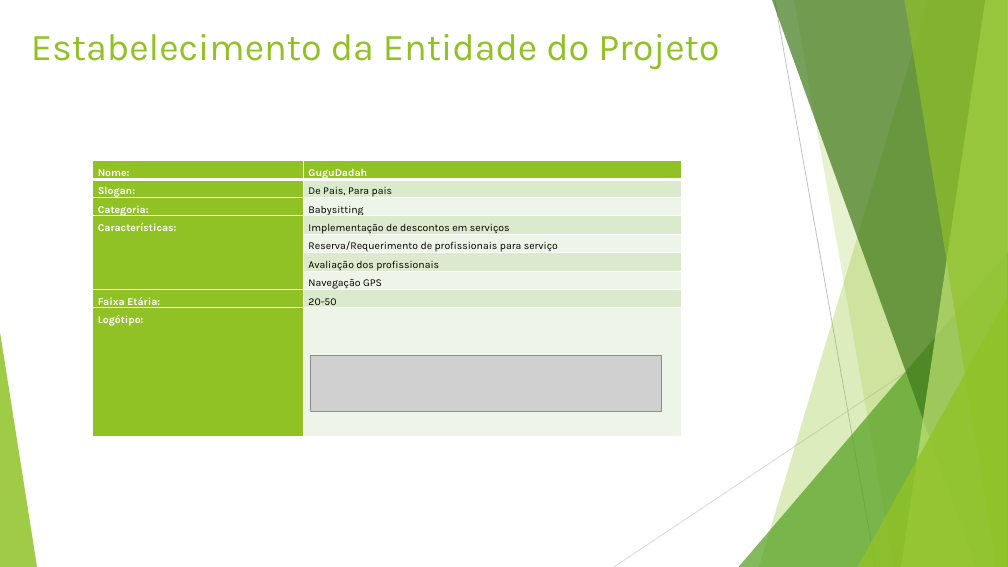
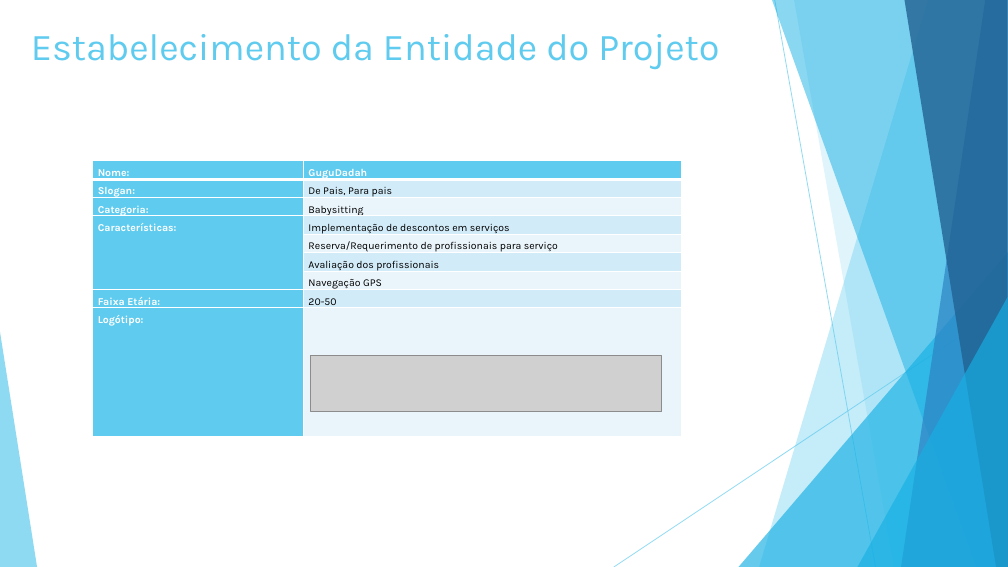
Before and after one commit to vitorjrc/babysitting-system, a slide deck: slide 4 of relatorio/Fase 3/LI4.pptx (slide 6 before the commit). Drawn at 1008x567 pixels with LibreOffice and Linux fonts; fonts in the diff are those of the drawing; grey boxes stand for pictures. Boxes give left, top, right and bottom in pixels: in the first picture for what was removed or moved away, otherwise in the second. Text is boxed around its words. In the diff, an @@ line names an element or a change of style, - is before the commit and + after.

```diff
--- a/relatorio/Fase 3/LI4.pptx
+++ b/relatorio/Fase 3/LI4.pptx
@@ text "Estabelecimento da Entidade do Projeto" at box(31, 34, 719, 69): text colour #90C226 to #5FCBEF @@
@@ freeform shape at box(759, 0, 1008, 567): fill #90C226 at 30% opacity to #5FCBEF at 36% opacity @@
@@ freeform shape at box(772, 0, 1008, 567): fill #3F7819 at 70% opacity to #17B0E4 at 50% opacity @@
@@ line (775, 0) - (876, 567): stroke #BFBFBF 0.75 pt to #5FCBEF 0.75 pt @@
@@ freeform shape at box(794, 0, 1008, 567): fill #90C226 at 20% opacity to #5FCBEF at 20% opacity @@
@@ freeform shape at box(901, 0, 1008, 567): fill #C0E474 at 70% opacity to #2E83C3 at 70% opacity @@
@@ freeform shape at box(904, 0, 1008, 567): fill #90C226 at 65% opacity to #226292 at 80% opacity @@
@@ table at box(92, 161, 682, 441) @@
@@ fill #90C226 to #5FCBEF in 7 cells @@
@@ fill #DBE9CD to #D2ECF9 in 4 cells @@
@@ fill #EEF4E8 to #EAF6FC in 4 cells @@
@@ triangle at box(739, 252, 1008, 567): fill #54A021 at 72% opacity to #17B0E4 at 66% opacity @@
@@ triangle at box(858, 297, 1008, 567): fill #90C226 at 80% opacity to #17B0E4 at 66% opacity @@
@@ line (1008, 305) - (614, 567): stroke #D9D9D9 0.75 pt to #5FCBEF 0.75 pt @@
@@ triangle at box(0, 332, 37, 567): fill #90C226 at 85% opacity to #5FCBEF at 70% opacity @@
```
Also in this commit, not shown: 23 other slides changed, 1 slide added, 6 slides removed.
